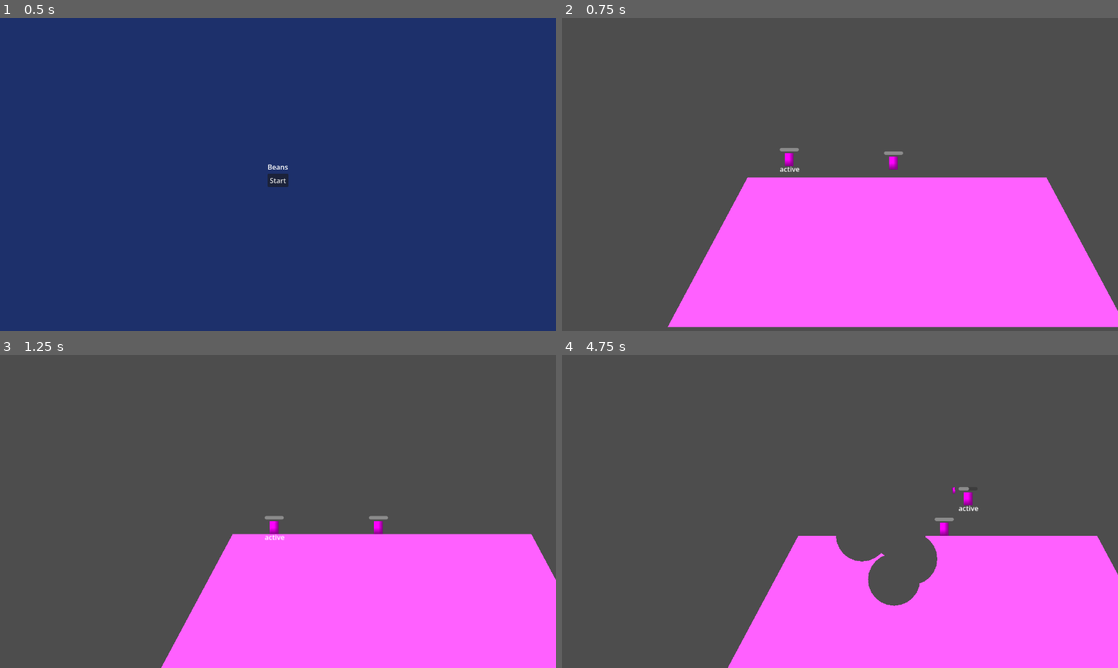
Above: before the commit, frames 1-4 (two rows, left to right).
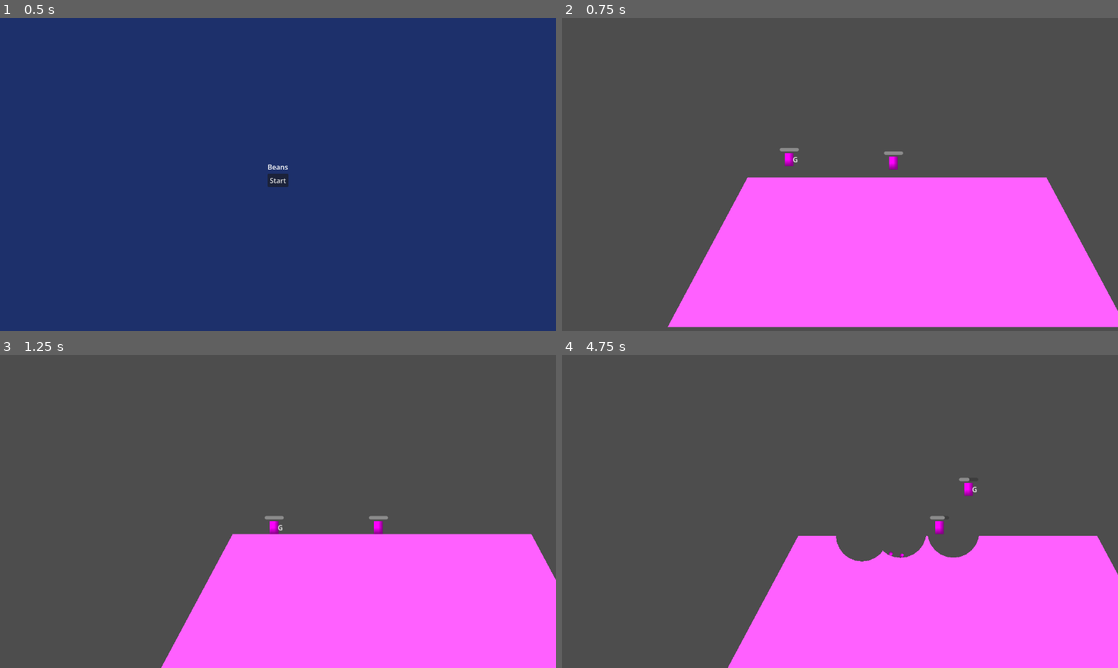
Above: after the commit, the same moments.

Repository: fredchien3/20-game-challenge
Game: Godot game, scene res://main/main.tscn
Same seed, same stepped clock (60 frames per second), same inputs: the game is played once before the commit and once after it.
Inputs (mouse positions are in pixels of both pictures, inside the frame that each line leads up to):
- Up to frame 1 (0.5 s): no input
- Up to frame 2 (0.75 s): click "Start" at 0.5 s
- Up to frame 3 (1.25 s): no input
- Up to frame 4 (4.75 s): tap Enter (ui_accept) at 1.25, 1.52, 2.27, 3.77, 4.52 s; move the mouse to (962, 495) at 1.27 s; press the mouse at (962, 495) at 1.28 s; hold D (move_right) 1.28-2.78 s; tap 2 (select_bazooka, bound only after the commit) at 1.55, 2.1, 3.8 s; move the mouse to (728, 527) at 2.02 s; release the mouse at (728, 527) at 2.03 s; click (728, 527) at 2.17 s; tap 1 (select_grenade, bound only after the commit) at 2.3, 4.55 s; move the mouse to (895, 442) at 2.77 s; hold A (move_left) 2.78-3.53 s; hold 1 (select_grenade, bound only after the commit) 2.78-3.53 s; click (895, 442) at 3.05 s; move the mouse to (812, 574) at 3.52 s; hold D (move_right) from 3.53 s (still down); click (812, 574) at 3.6 s; move the mouse to (1006, 558) at 4.27 s; hold 2 (select_bazooka, bound only after the commit) from 4.28 s (still down); click (1006, 558) at 4.42 s

Frame 1 is identical in both runs. In frame 2, less than 0.1% of the frame differs, in the area x 39-43%, y 44-50%; in frame 3, less than 0.1%; in frame 4, 2.5%, in the area x 55-75%, y 39-81%.

Commit message:
Add weapon switching

Diff:
--- a/7--worms/project.godot
+++ b/7--worms/project.godot
@@ -65,6 +65,16 @@
 "events": [Object(InputEventKey,"resource_local_to_scene":false,"resource_name":"","device":-1,"window_id":0,"alt_press …(192 unchanged characters)…
 ]
 }
+select_grenade={
+"deadzone": 0.2,
+"events": [Object(InputEventKey,"resource_local_to_scene":false,"resource_name":"","device":-1,"window_id":0,"alt_pressed":false,"shift_pressed":false,"ctrl_pressed":false,"meta_pressed":false,"pressed":false,"keycode":0,"physical_keycode":49,"key_label":0,"unicode":49,"location":0,"echo":false,"script":null)
+]
+}
+select_bazooka={
+"deadzone": 0.2,
+"events": [Object(InputEventKey,"resource_local_to_scene":false,"resource_name":"","device":-1,"window_id":0,"alt_pressed":false,"shift_pressed":false,"ctrl_pressed":false,"meta_pressed":false,"pressed":false,"keycode":0,"physical_keycode":50,"key_label":0,"unicode":50,"location":0,"echo":false,"script":null)
+]
+}
 
 [layer_names]
 
--- a/7--worms/weapons/bazooka.tscn
+++ b/7--worms/weapons/bazooka.tscn
@@ -10,7 +10,7 @@
 
 [sub_resource type="CapsuleShape2D" id="CapsuleShape2D_j11kb"]
 radius = 3.0
-height = 14.0
+height = 24.0
 
 [node name="Bazooka" type="RigidBody2D" unique_id=1754658141]
 collision_layer = 0
@@ -20,7 +20,7 @@
 
 [node name="Sprite2D" type="Sprite2D" parent="." unique_id=357294196]
 position = Vector2(-5.9604645e-08, 1.1920929e-07)
-scale = Vector2(14, 6.000001)
+scale = Vector2(23.999998, 6.000001)
 texture = SubResource("PlaceholderTexture2D_8hmnk")
 
 [node name="CollisionShapeDisabled" type="CollisionShape2D" parent="." unique_id=2104293576]
--- a/7--worms/worm/worm.gd
+++ b/7--worms/worm/worm.gd
@@ -16,14 +16,16 @@
 # Weapon scenes
 @export var GrenadeScene: PackedScene
 @export var BazookaScene: PackedScene
-@export var Active: Label
 @export var Health: ProgressBar
 @export var PowerBar: ProgressBar
+@export var WeaponLabel: Label
 
 ## Whether it is this worm's turn to move and shoot
 var active = false
 var power := 0.0
 var health := 100.0
+
+@onready var current_weapon: PackedScene = GrenadeScene
 
 
 func _physics_process(delta: float) -> void:
@@ -47,9 +49,20 @@
 		var a = global_position
 		var b = get_global_mouse_position()
 		var vector = (b - a).normalized() * power
-		#throw_grenade(vector)
-		shoot_bazooka(vector)
+		if current_weapon == GrenadeScene:
+			throw_grenade(vector)
+		elif current_weapon == BazookaScene:
+			shoot_bazooka(vector)
+		else:
+			printerr("Weapon not implemented")
 		power = 0
+
+	if event.is_action_pressed("select_grenade"):
+		current_weapon = GrenadeScene
+		WeaponLabel.text = "G"
+	elif event.is_action_pressed("select_bazooka"):
+		current_weapon = BazookaScene
+		WeaponLabel.text = "B"
 
 
 func handle_labels():
@@ -62,9 +75,9 @@
 		PowerBar.visible = false
 
 	if active:
-		Active.visible = true
+		WeaponLabel.visible = true
 	else:
-		Active.visible = false
+		WeaponLabel.visible = false
 
 	Health.value = health
 
--- a/7--worms/worm/worm.tscn
+++ b/7--worms/worm/worm.tscn
@@ -8,7 +8,7 @@
 
 [sub_resource type="CapsuleShape2D" id="CapsuleShape2D_wm2cs"]
 
-[node name="Worm" type="CharacterBody2D" unique_id=1631304650 node_paths=PackedStringArray("Active", "Health", "PowerBar") groups=["worms"]]
+[node name="Worm" type="CharacterBody2D" unique_id=1631304650 node_paths=PackedStringArray("Health", "PowerBar", "WeaponLabel") groups=["worms"]]
 collision_layer = 2
 script = ExtResource("1_owvmj")
 explosion_radius = 50.0
@@ -16,9 +16,9 @@
 max_power = 750.0
 GrenadeScene = ExtResource("2_cbyew")
 BazookaScene = ExtResource("3_ro6a8")
-Active = NodePath("UI/Active")
 Health = NodePath("UI/Health")
 PowerBar = NodePath("UI/PowerBar")
+WeaponLabel = NodePath("UI/Weapon")
 
 [node name="Sprite2D" type="Sprite2D" parent="." unique_id=622019416]
 position = Vector2(-4.76837e-07, -2.38419e-07)
@@ -28,16 +28,12 @@
 [node name="CollisionShape2D" type="CollisionShape2D" parent="." unique_id=2094025430]
 shape = SubResource("CapsuleShape2D_wm2cs")
 
-[node name="UI" type="Node2D" parent="." unique_id=2081914720]
-
-[node name="Active" type="Label" parent="UI" unique_id=1653785646]
-offset_left = -22.0
-offset_top = 10.0
-offset_right = 24.0
-offset_bottom = 33.0
-text = "active"
+[node name="UI" type="Control" parent="." unique_id=852118461]
+layout_mode = 3
+anchors_preset = 0
 
 [node name="Health" type="ProgressBar" parent="UI" unique_id=171208404]
+layout_mode = 0
 offset_left = -22.0
 offset_top = -27.0
 offset_right = 22.0
@@ -46,6 +42,8 @@
 show_percentage = false
 
 [node name="PowerBar" type="ProgressBar" parent="UI" unique_id=935247403]
+visible = false
+layout_mode = 1
 anchors_preset = 4
 anchor_top = 0.5
 anchor_bottom = 0.5
@@ -57,3 +55,13 @@
 pivot_offset = Vector2(-17, 3)
 value = 50.0
 show_percentage = false
+
+[node name="Weapon" type="Label" parent="UI" unique_id=399106915]
+visible = false
+layout_mode = 0
+offset_left = 8.0
+offset_top = -12.0
+offset_right = 20.0
+offset_bottom = 11.0
+pivot_offset = Vector2(-8, 12)
+text = "G"
